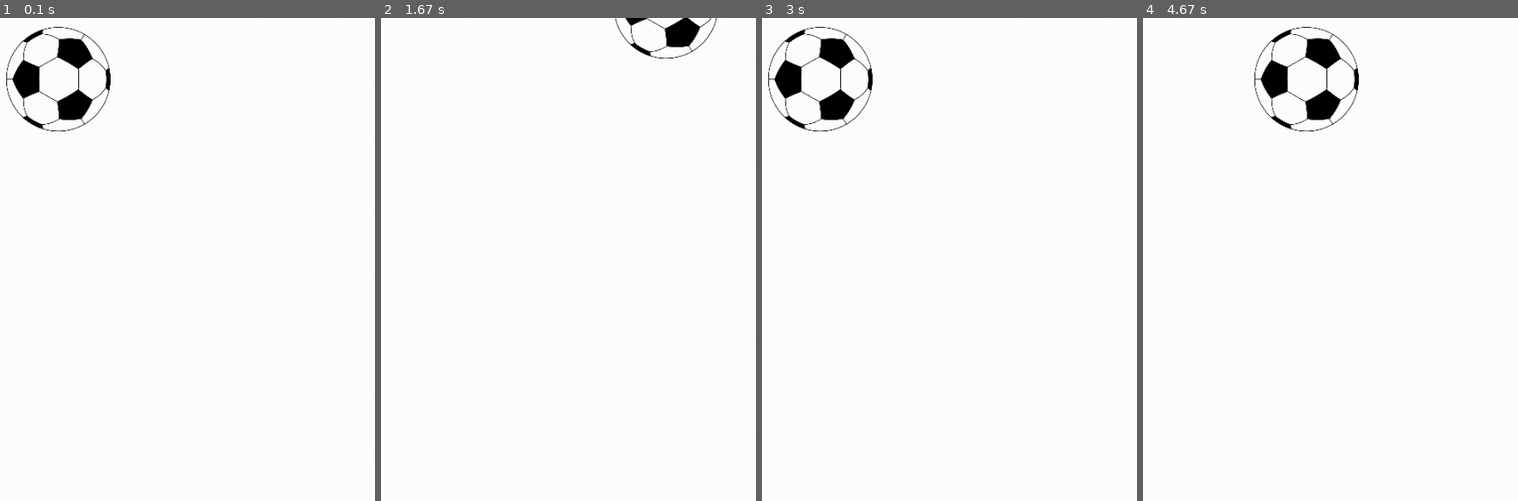
Above: before the commit, frames 1-4 (left to right).
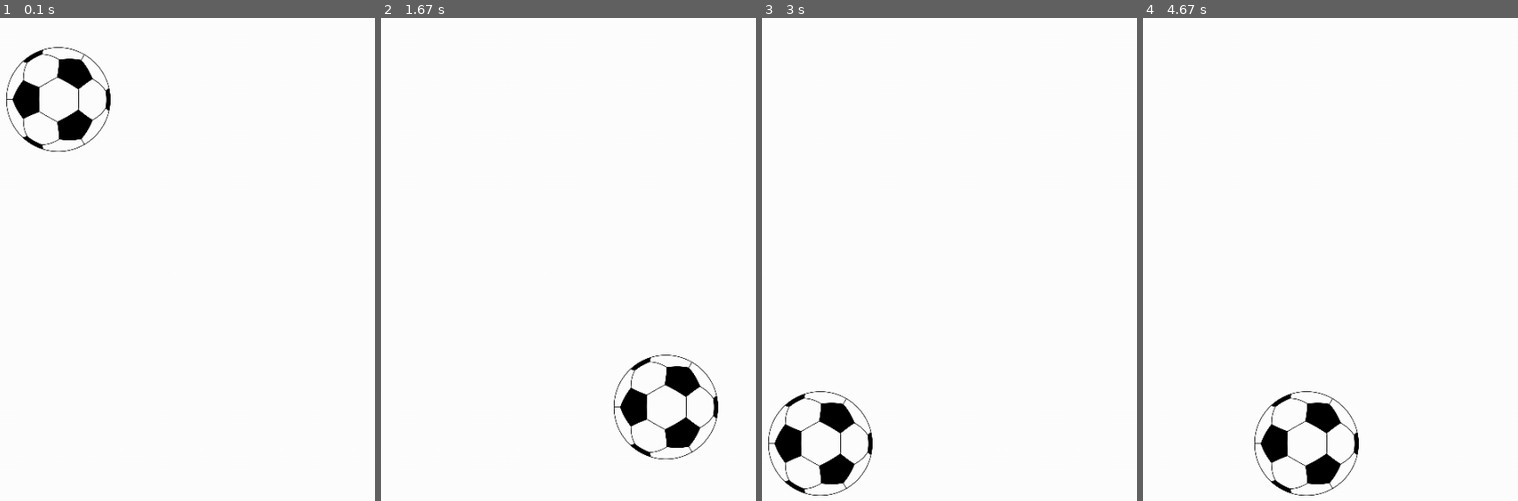
Above: after the commit, the same moments.

Repository: bhawesh2002/learning_path_to_PyGame
Game: pygame game, started from jumping obj/jumping_obj.py
The game is run twice, just before and just after one commit, with the same random seed, the same clock (stepped at 60 frames per second) and the same inputs.
Inputs:
- Up to frame 1 (0.1 s): no input
- Up to frame 2 (1.67 s): hold Right 0.33-0.8 s; hold Up 0.83-1.13 s; hold Right 1.17-1.63 s
- Up to frame 3 (3 s): hold Left 1.67-2.2 s; hold Down 2.23-2.53 s; hold Left 2.57-2.97 s
- Up to frame 4 (4.67 s): hold Up 3-3.37 s; hold Right 3.4-4.03 s; hold Down 4.07-4.43 s; hold Left from 4.47 s (still down)

The runs differ from the first frame. In frame 1, 3.0% of the frame differs, in the area x 1-30%, y 1-28%; in frame 2, 2.6%; in frame 3, 3.7%; in frame 4, 3.7%, in the area x 29-58%, y 1-99%.

Commit message:
bring the object down

Diff:
--- a/jumping obj/jumping_obj.py
+++ b/jumping obj/jumping_obj.py
@@ -37,6 +37,6 @@
         x_dir -= 5
     if(pygame.key.get_pressed()[pygame.K_UP]):
         y_dir -= 5
-    if(pygame.key.get_pressed()[pygame.K_DOWN]):
+    if(y_dir < height - 150):
         y_dir += 5
     draw_screen()
